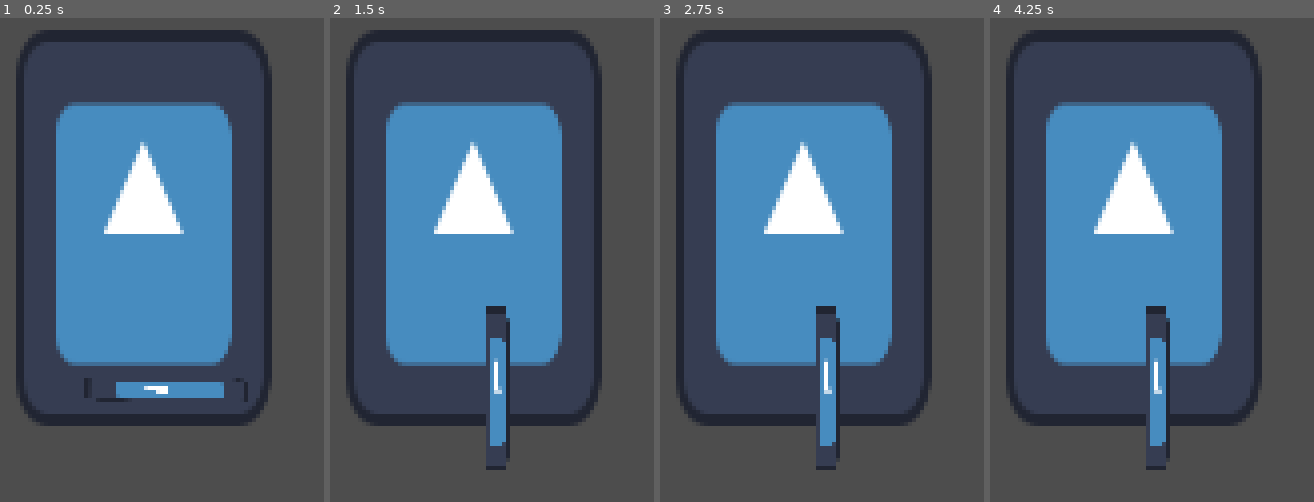
Above: before the commit, frames 1-4 (left to right).
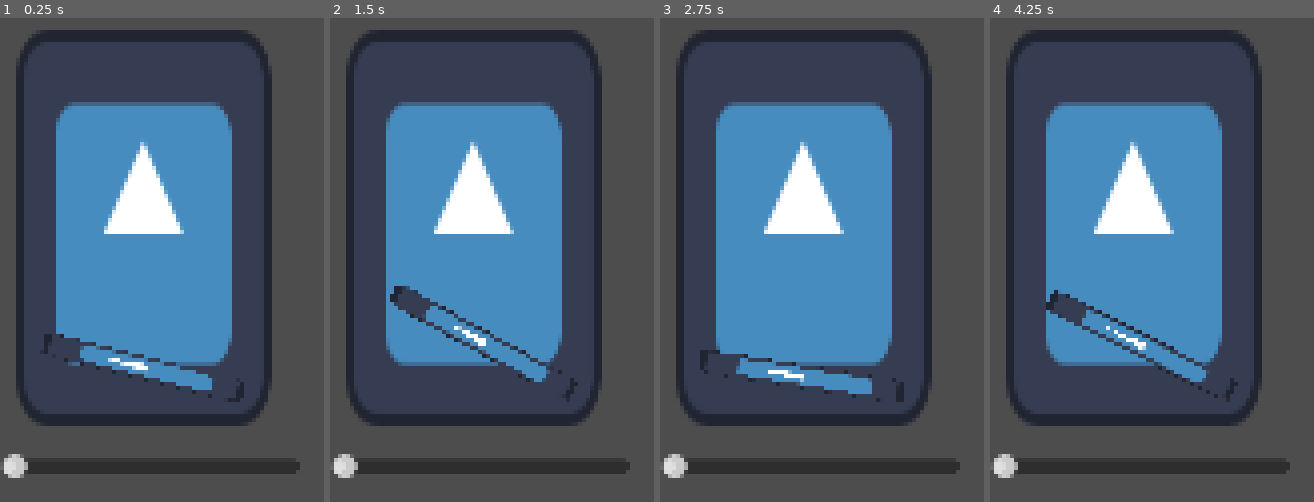
Above: after the commit, the same moments.

Repository: YAGOTAGO/UnderPressure
Game: Godot game, scene res://scenes/pressure_gadge.tscn
Two runs of this game, one before a commit and one after it. Both use one fixed random seed, a clock stepped at 60 frames per second and the inputs below. This scene is started directly instead of the project's main scene. The engine's default icon, where the game draws it, is replaced by a stand-in: a white triangle on a blue panel in a dark square.
Inputs (mouse positions are in pixels of both pictures, inside the frame that each line leads up to):
- Up to frame 1 (0.25 s): no input
- Up to frame 2 (1.5 s): tap Enter at 0.5 s; move the mouse to (469, 226) at 0.52 s; click (469, 226) at 0.6 s; tap Space at 1.25 s; move the mouse to (outside the picture) at 1.27 s; click (outside the picture) at 1.35 s
- Up to frame 3 (2.75 s): tap Enter at 2 s; move the mouse to (outside the picture) at 2.02 s; click (outside the picture) at 2.1 s
- Up to frame 4 (4.25 s): tap Space at 2.75 s; move the mouse to (outside the picture) at 2.77 s; click (outside the picture) at 2.85 s; tap Enter at 3.5 s; move the mouse to (outside the picture) at 3.52 s; click (outside the picture) at 3.6 s

The runs differ from the first frame. In frame 1, 5.2% of the frame differs, in the area x 0-93%, y 65-96%; in frame 2, 5.6%; in frame 3, 5.7%, in the area x 0-93%, y 59-96%; in frame 4, 5.7%.

Commit message:
Gadge implementations

Diff:
--- a/scenes/pressure_gadge.tscn
+++ b/scenes/pressure_gadge.tscn
@@ -1,10 +1,7 @@
-[gd_scene load_steps=4 format=3 uid="uid://bkqq5qu2xf4dr"]
+[gd_scene load_steps=3 format=3 uid="uid://bkqq5qu2xf4dr"]
 
 [ext_resource type="Texture2D" uid="uid://qap6crr7x770" path="res://icon.svg" id="1_ica5c"]
 [ext_resource type="Script" path="res://scripts/pressure_gadge_script.gd" id="1_tjc84"]
-
-[sub_resource type="RectangleShape2D" id="RectangleShape2D_lj2kg"]
-size = Vector2(141.5, 231.5)
 
 [node name="PressureGadge" type="Node2D"]
 script = ExtResource("1_tjc84")
@@ -16,15 +13,25 @@
 
 [node name="NeedleSprite" type="Sprite2D" parent="."]
 unique_name_in_owner = true
-position = Vector2(100, 223)
+position = Vector2(146.344, 224.742)
 rotation = -1.55509
-scale = Vector2(0.109375, 0.765625)
+scale = Vector2(0.109375, 0.964352)
 texture = ExtResource("1_ica5c")
+offset = Vector2(-0.305542, -64.3627)
 
-[node name="Area2D" type="Area2D" parent="."]
+[node name="HSlider" type="HSlider" parent="."]
+unique_name_in_owner = true
+offset_left = 1.0
+offset_top = 261.0
+offset_right = 180.0
+offset_bottom = 277.0
+max_value = 1.0
+step = 0.05
 
-[node name="CollisionShape2D" type="CollisionShape2D" parent="Area2D"]
-position = Vector2(83.25, 126.25)
-shape = SubResource("RectangleShape2D_lj2kg")
+[node name="Timer" type="Timer" parent="."]
+unique_name_in_owner = true
+wait_time = 0.06
+autostart = true
 
-[connection signal="mouse_entered" from="Area2D" to="." method="_on_area_2d_mouse_entered"]
+[connection signal="value_changed" from="HSlider" to="." method="_on_h_slider_value_changed"]
+[connection signal="timeout" from="Timer" to="." method="_on_timer_timeout"]
--- a/scripts/pressure_gadge_script.gd
+++ b/scripts/pressure_gadge_script.gd
@@ -1,21 +1,24 @@
 extends Node2D
 
 @onready var needle: Sprite2D = $NeedleSprite
+@onready var slider: HSlider = %HSlider
+@onready var gadge_timer: Timer = %Timer
 
-const MIN_ROTATION: int = 0
-const MAX_ROTATION: int = 90
 
-var needle_value: int = 0 # will be number between 0 and 100
+const MIN_ROTATION: int = -90
+const MAX_ROTATION: int = 0
 
+var needle_value: int = 0   # Will be number between -90 and 0
+var max_offset: int = 10	# Determines how fast the needle moves on its own
 
 
 func update_rotation(value: float)-> void:
-	var rotation: int  = MIN_ROTATION + (value / 100.0) * (MAX_ROTATION - MIN_ROTATION)
-	needle.rotation_degrees = rotation
+	needle_value  = MIN_ROTATION + (value) * (MAX_ROTATION - MIN_ROTATION)
+	needle.rotation_degrees = needle_value
 
 # Called when the node enters the scene tree for the first time.
 func _ready() -> void:
-	pass # Replace with function body.
+	update_rotation(slider.value)
 
 
 # Called every frame. 'delta' is the elapsed time since the previous frame.
@@ -23,5 +26,16 @@
 	pass
 
 
-func _on_area_2d_mouse_entered() -> void:
-	update_rotation(1)
+
+func _on_h_slider_value_changed(value: float) -> void:
+	update_rotation(value)
+
+
+# Update the needle every-so often to make it jitter
+func _on_timer_timeout() -> void:
+	needle_value  = randi_range(max(-90 ,needle_value - max_offset), min(0, needle_value + max_offset))
+	print(needle_value)
+	needle.rotation_degrees = needle_value
+
+
+	print("hello timer")
